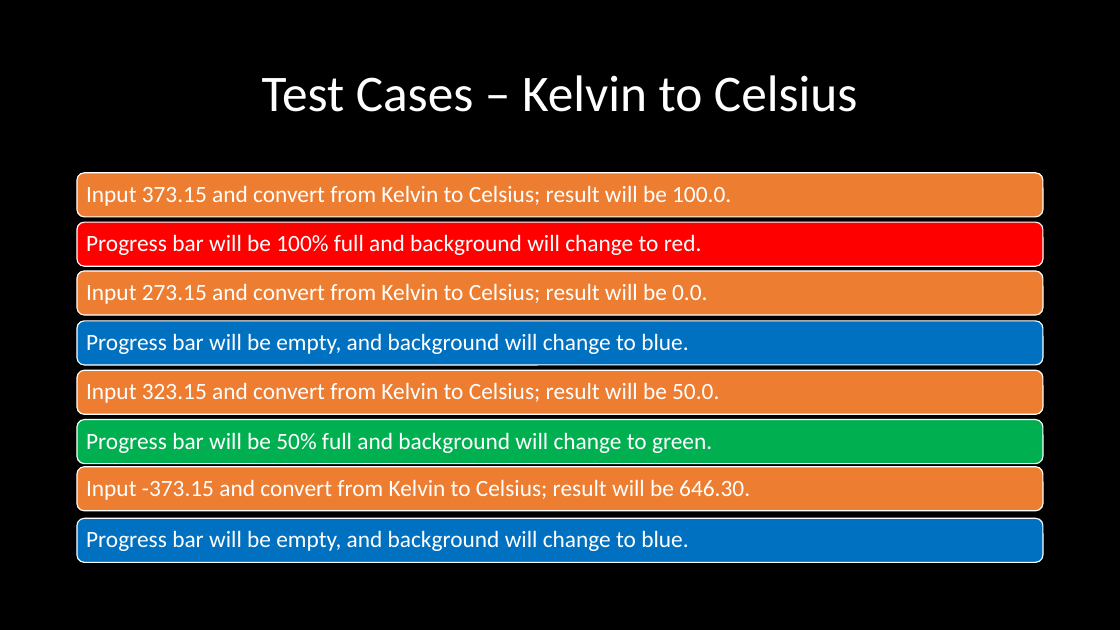
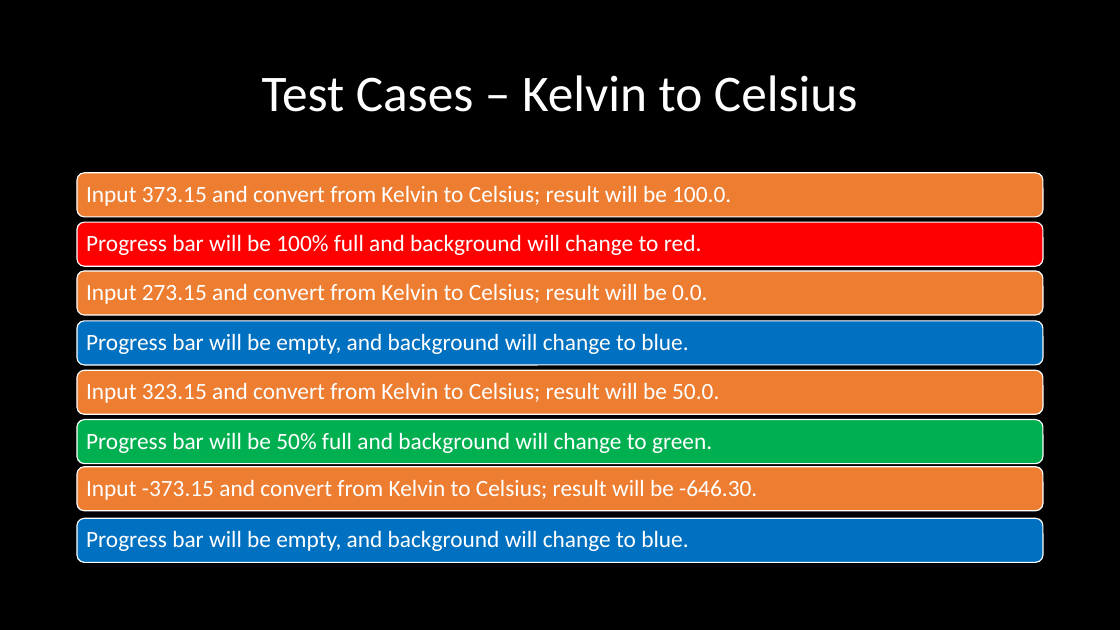
Before and after one commit to acn1008/ProjectComp730, a slide deck: slide 8 of Final Project.pptx. Drawn at 1120x630 pixels with LibreOffice and Linux fonts; fonts in the diff are those of the drawing; background and template pictures are left out. Boxes give left, top, right and bottom in pixels: in the first picture for what was removed or moved away, otherwise in the second. Text is boxed around its words. In the diff, an @@ line names an element or a change of style, - is before the commit and + after.

Commit message:
Add files via upload
Noticed some mistakes I made with copy paste in documenting test cases / fixing them.

```diff
--- a/Final Project.pptx
+++ b/Final Project.pptx
@@ text at box(86, 479, 757, 500): text changed @@
-Input -373.15 and convert from Kelvin to Celsius; result will be 646.30.
+Input -373.15 and convert from Kelvin to Celsius; result will be -646.30.
```
Also in this commit, not shown: 2 other slides changed.
